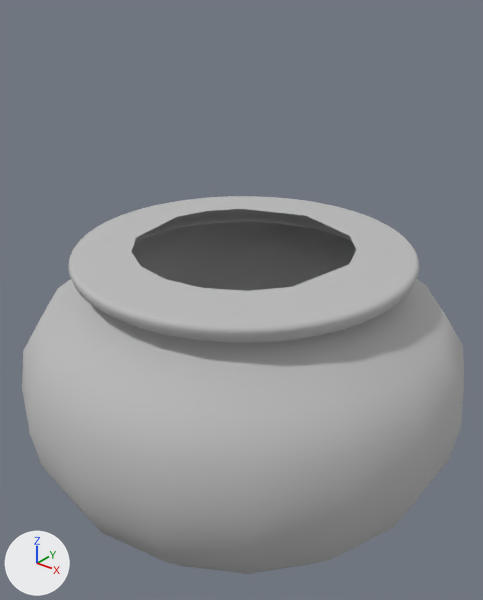
A saved change to the OBJ model maya/projects/3D New Tools/FishBowlandSquidward.obj.
Both versions are drawn from a camera (50 mm lens) standing at (22.7, -28.6, 32.7) and looking at (0.0, -0.2, 15.1). Every picture has the same lights, and +X, +Y and +Z are marked at lower left. Where no turn or scale is listed for an object, it has been applied to the vertices. Vertices at the same position are counted once.

The first picture shows 'FishBowlandSquidward'.
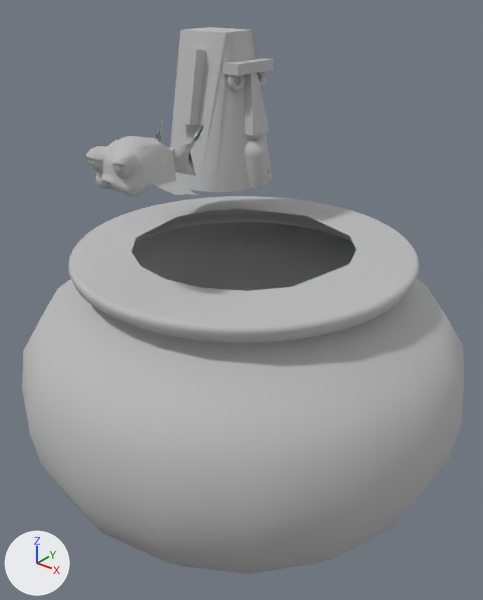
The change, as a diff of the scene's bpy script:
```diff
--- a/maya/projects/3D New Tools/FishBowlandSquidward.obj.py
+++ b/maya/projects/3D New Tools/FishBowlandSquidward.obj.py
@@ me_fishbowlandsquidward @@
 me_fishbowlandsquidward.from_pydata(...)  # 3472 vertices, 4465 faces; spans x -13.4..13.4, y -13.6..13.6, z 1.0..18.7
 # used by ob_fishbowlandsquidward; location = (0.0, 0.0, 0.0)
+# me_fishbowlandsquidward part 1: the loose piece of 965 vertices spanning x -2.3..2.3, y -4.9..0.3, z 8.7..11.6 is moved by (0.0, -5.0, 14.8)
+# me_fishbowlandsquidward part 2: the loose piece of 8 vertices spanning x -3.1..-1.1, y 2.2..3.8, z 5.9..9.7 is moved by (0.0, 0.0, 18.5)
+# me_fishbowlandsquidward part 3: the loose piece of 8 vertices spanning x -2.6..-1.5, y 1.4..4.6, z 9.2..9.8 is moved by (0.0, 0.0, 18.5)
+# me_fishbowlandsquidward part 4: the loose piece of 42 vertices spanning x -7.6..-1.0, y -0.4..6.2, z 2.7..11.4 is moved by (0.0, 0.0, 18.5)
+# me_fishbowlandsquidward part 5: the loose piece of 24 vertices spanning x -1.6..-0.7, y 2.0..3.7, z 2.8..4.5 is moved by (0.0, 0.0, 18.5)
+# me_fishbowlandsquidward part 6: the loose piece of 211 vertices spanning x -1.6..-0.7, y 2.0..3.7, z 3.8..5.6 is moved by (0.0, 0.0, 18.5)
+# me_fishbowlandsquidward part 7: the loose piece of 8 vertices spanning x -4.8..-3.8, y -0.2..1.6, z 6.3..10.5 is moved by (0.0, 0.0, 18.5)
+# me_fishbowlandsquidward part 8: the loose piece of 400 vertices spanning x -2.5..-1.9, y 1.4..2.7, z 8.2..9.5 is moved by (0.0, 0.0, 18.5)
+# me_fishbowlandsquidward part 9: the loose piece of 400 vertices spanning x -2.4..-1.8, y 3.3..4.6, z 8.2..9.5 is moved by (0.0, 0.0, 18.5)
 me_fishbowlandsquidward.materials.append(mat_initialshadinggroup)
```

What differs and where, as boxes (x1, y1, x2, y2) in the pictures (483 x 600 px; the box of a moved part takes in the faces that stretch with it):
'FishBowlandSquidward', reshaped (45% taller): before (22, 196, 464, 574); after (22, 27, 464, 574)
part 1 of me_fishbowlandsquidward, moved or reshaped (not visible before): after (86, 119, 204, 196)
part 2 of me_fishbowlandsquidward, moved or reshaped (not visible before): after (243, 73, 270, 136)
part 3 of me_fishbowlandsquidward, moved or reshaped (not visible before): after (223, 58, 274, 76)
part 4 of me_fishbowlandsquidward, moved or reshaped (not visible before): after (170, 27, 272, 192)
part 5 of me_fishbowlandsquidward, moved or reshaped (not visible before): after (245, 156, 268, 188)
part 6 of me_fishbowlandsquidward, moved or reshaped (not visible before): after (244, 138, 268, 159)
part 7 of me_fishbowlandsquidward, moved or reshaped (not visible before): after (177, 48, 206, 125)
part 8 of me_fishbowlandsquidward, moved or reshaped (not visible before): after (227, 75, 245, 92)
part 9 of me_fishbowlandsquidward, moved or reshaped (not visible before): after (257, 71, 266, 88)
